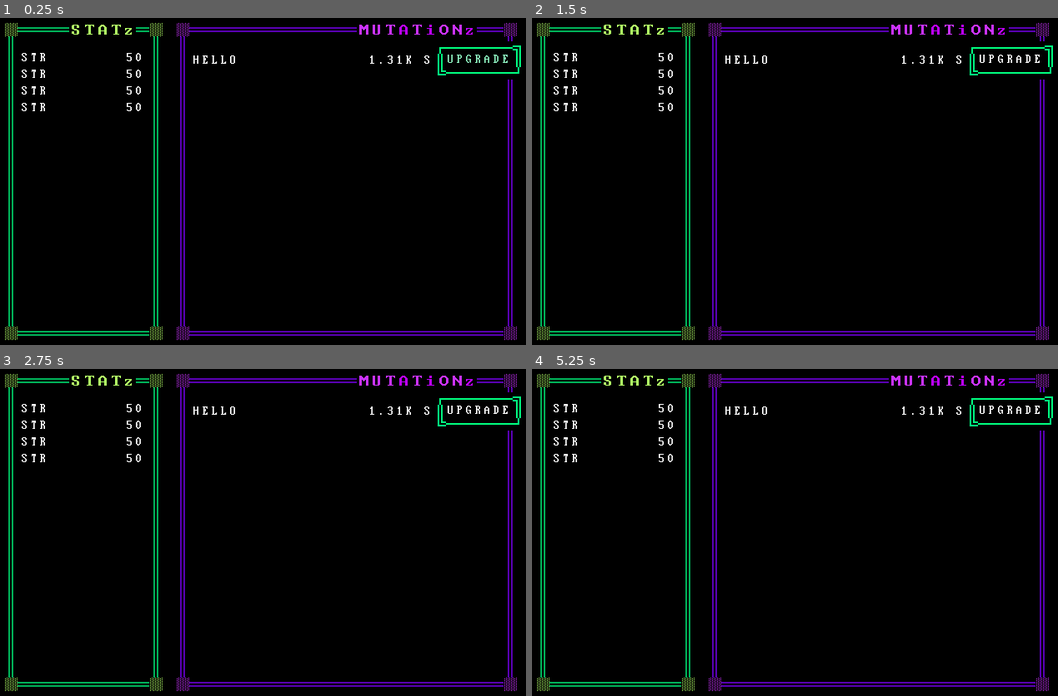
Above: before the commit, frames 1-4 (two rows, left to right).
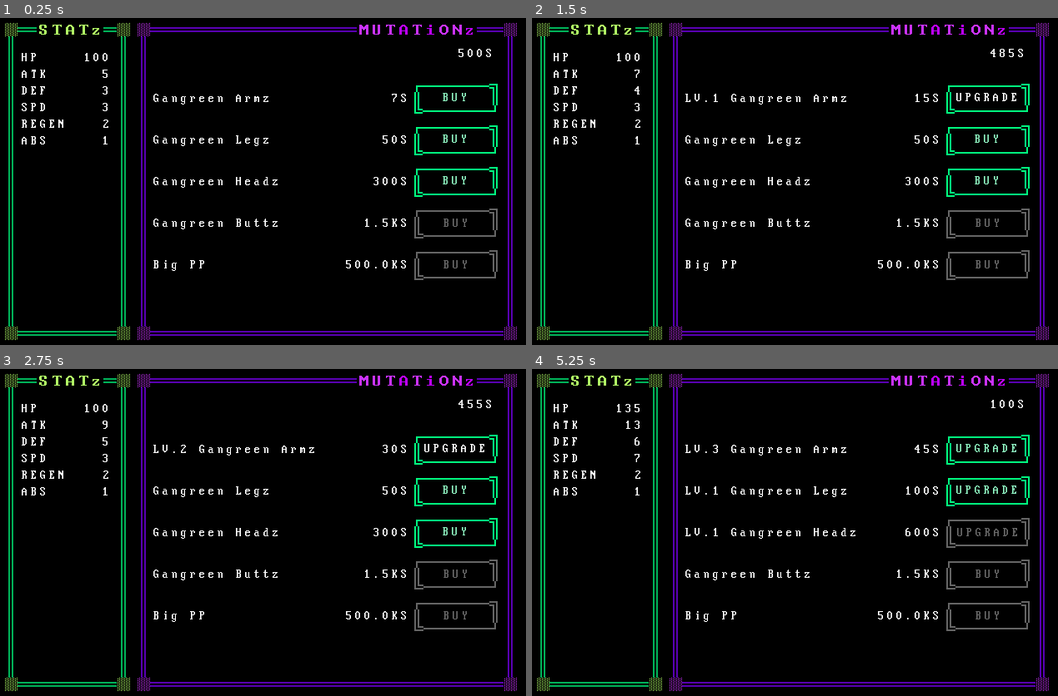
Above: after the commit, the same moments.

Repository: 2shady4u/hobo-battle-arena
Game: Godot game, scene res://src/game/StatsUI.tscn
The game is run twice, just before and just after one commit, with the same random seed, the same clock (stepped at 60 frames per second) and the same inputs. This scene is started directly instead of the project's main scene.
Inputs (mouse positions are in pixels of both pictures, inside the frame that each line leads up to):
- Up to frame 1 (0.25 s): no input
- Up to frame 2 (1.5 s): click (1010, 60) at 0.5 s, where only the run before the commit has a clickable "UPGRADE"; click "UPGRADE" (after the commit: "BUY") at 1.25 s
- Up to frame 3 (2.75 s): click "UPGRADE" at 2 s
- Up to frame 4 (5.25 s): click "UPGRADE" (after the commit: "BUY") at 2.75 s; click "UPGRADE" at 3.5 s; click "UPGRADE" (after the commit: "BUY") at 4.25 s; tap Enter (ui_accept) at 5, 5.1 s

The runs differ from the first frame. In frame 1, 6.3% of the frame differs, in the area x 4-100%, y 1-99%; in frame 2, 6.4%; in frame 3, 6.4%; in frame 4, 6.7%.

Commit message:
Upgraded stats screen and training screen,  coupled to stats and State and everything

Diff:
--- a/godot_project/StatsUI.gd
+++ b/godot_project/StatsUI.gd
@@ -13,18 +13,56 @@
 
 var mutations = [
 	{
-		"name": "Gangreen armz"
+		"name": "arms",
+		"title": "Gangreen Armz",
+		"price": 15,
+		"rate": 1.8,
+		"stats": {
+			"atk": 2,
+			"def": 1
+		}
+	},{
+		"name": "legs",
+		"title": "Gangreen Legz",
+		"price": 100,
+		"rate": 1.9,
+		"stats": {
+			"hp": 20,
+			"spd": 2,
+		}
+	},{
+		"name": "head",
+		"title": "Gangreen Headz",
+		"price": 600,
+		"stats": {
+			"hp": 15,
+			"atk": 2,
+			"spd": 2,
+		}
+	},{
+		"name": "butt",
+		"title": "Gangreen Buttz",
+		"price": 3000,
+		"rate": 2.25,
+		"stats": {
+			"def": 20,
+		}
+	},{
+		"name": "pp",
+		"title": "Big PP",
+		"price": 1000000,
+		"rate": 2.4,
+		"stats": {
+			"def": 10,
+		}
 	}
 ]
 
-var stats = [
-	"hp", "atk", "def", "regen"
-]
-
-
+var stats = ["hp", "atk", "def", "spd", "regen", "abs"]
 
 # Called when the node enters the scene tree for the first time.
 func _ready():
+	State.saved_game.connect("currency_changed", self, "_on_currency_changed")
 	for stat in stats:
 		var stat_instance: StatBox = stat_scene.instance()
 		stats_box.add_child(stat_instance)
@@ -35,8 +73,25 @@
 		mutation_box.add_child(mutation_instance)
 		mutation_instance.set_data(mutation)
 
+	$Currency.text = get_formatted_money(State.saved_game.get_player_currency())
 
+func _on_currency_changed(currency):
+	$Currency.text = get_formatted_money(currency)
+
+
+func _process(delta):
+	if Input.is_action_just_pressed("ui_accept"):
+		State.saved_game.increase_currency(50)
 
 # Called every frame. 'delta' is the elapsed time since the previous frame.
 #func _process(delta):
 #	pass
+
+func get_formatted_money(money: int):
+	if money > 1_000_000_000:
+		return "%3.2f" % (money * 1.0 / 1_000_000_000) + "BS"
+	if money > 1_000_000:
+		return "%3.2f" % (money * 1.0 / 1_000_000) + "MS"
+	if money > 1_000:
+		return "%3.2f" % (money * 1.0 / 1_000) + "KS"
+	return "%3d" % money + "S"
--- a/godot_project/TrainingUI.gd
+++ b/godot_project/TrainingUI.gd
@@ -5,11 +5,65 @@
 # var a = 2
 # var b = "text"
 
+onready var training = $Panel/Training
+onready var not_training = $Panel/NoTraining
+
+onready var buy_button = $Panel/NoTraining/CoachBar/BuyButton
+onready var cancel_training_button = $Panel/Training/CancelTraining
+
 
 # Called when the node enters the scene tree for the first time.
 func _ready():
-	pass # Replace with function body.
+	State.saved_game.connect("training_changed", self, "_on_training_changed")
+	State.saved_game.connect("currency_changed", self, "_on_currency_changed")
+	State.saved_game.connect("coach_changed", self, "_on_coach_changed")
+	buy_button.connect("pressed", self, "_on_buy_coach_button")
+	cancel_training_button.connect("pressed", self, "_on_cancel_training_button_pressed")
 
+	var coach = State.saved_game.get_player_coach()
+	_on_coach_changed(coach)
+	_on_currency_changed(State.saved_game.get_player_currency())
+	_on_training_changed(State.saved_game.get_player_training())
+
+func _on_coach_changed(new_coach):
+	if new_coach == 0:
+		$Panel/NoTraining/CoachBar/CoachName.text = "NO COACH"
+		$Panel/NoTraining/CoachBar/BuyButton.text = "HIRE COACH"
+		$Panel/NoTraining/TrainingOptions.hide()
+	else:
+		$Panel/NoTraining/CoachBar/CoachName.text = "LV." + str(new_coach) + " COACH"
+		$Panel/NoTraining/CoachBar/BuyButton.text = "UPGRADE COACH"
+		$Panel/NoTraining/TrainingOptions.show()
+
+func _on_currency_changed(new_currency):
+	var coach_price = (100 + 1100 * State.saved_game.get_player_coach()) * pow(1.6, State.saved_game.get_player_coach())
+	if new_currency > coach_price:
+		buy_button.disabled = false
+	else:
+		buy_button.disabled = true
+
+func _on_buy_coach_button():
+	State.saved_game.upgrade_coach()
+
+func _on_training_changed(new_training):
+	if new_training != null:
+		training.show()
+		not_training.hide()
+	else:
+		training.hide()
+		not_training.show()
+
+func _on_cancel_training_button_pressed():
+	State.saved_game.set_training(null)
+
+func _process(true):
+	var training_in_progress = State.saved_game.get_player_training()
+
+	if training_in_progress:
+		var now = OS.get_unix_time()
+		var percentage = (now - training_in_progress.start) / training_in_progress.duration
+		$Panel/Training/ProgressBar.value = percentage * 100
+		$Panel/Training/ProgressBar/RemainingTime.text = str(training_in_progress.duration - (now - training_in_progress.start)) + " sec REMAINING."
 
 # Called every frame. 'delta' is the elapsed time since the previous frame.
 #func _process(delta):
--- a/godot_project/src/autoload/state/SavedGame.gd
+++ b/godot_project/src/autoload/state/SavedGame.gd
@@ -3,8 +3,11 @@
 extends HoboResource
 
 func _init():
-	add_property("currency", 0)
+	add_property("currency", 500)
 	add_property("unix_time", OS.get_unix_time())
+	add_property("upgrades", {}) # contains bought mutations and completed trainings
+	add_property("training", null)
+	add_property("coach", 0)
 
 func get_player_max_health() -> int:
 	# TODO: Add some crazy algorithm that calculates the player's max health!
@@ -17,3 +20,91 @@
 func get_player_attack_speed() -> int:
 	# TODO: Add some crazy algorithm that calculates the player's attack speed
 	return 1
+
+
+func get_player_upgrades() -> Dictionary:
+	return _get("upgrades")
+
+func get_player_training():
+	return _get("training")
+
+
+func get_stats() -> Dictionary:
+	var stats = {
+		"atk": 5, # attack
+		"def": 3, # current defense (skip?)
+		"hp": 100, # max_health
+		"spd": 3, # speed
+		"regen": 2, # regeneration,
+		"abs": 1, # multiplier on syringes you collect?
+	}
+	var upgrades = _get("upgrades")
+
+	# first apply raw cumulative mutations
+	for upgrade in upgrades:
+		var upgrade_data = upgrades[upgrade]
+		if upgrade_data.type == "mutation":
+			for stat in upgrade_data.stats:
+				stats[stat] += upgrade_data.stats[stat] * upgrade_data.level
+
+	# then apply multiplicative training
+	for upgrade in upgrades:
+		var upgrade_data = upgrades[upgrade]
+		if upgrade_data.type == "training":
+			for stat in upgrade_data.stats:
+				stats[stat] *= pow(upgrade_data.stats[stat], upgrade_data.level)
+
+	return stats
+
+func get_stat_value(stat_name: String) -> int:
+	var stats = get_stats()
+	return stats[stat_name]
+
+func get_player_currency() -> int:
+	return _get("currency")
+
+func increase_currency(value = 50):
+	_set("currency", _get("currency") + value)
+
+func buy_mutation(mutation: Dictionary):
+	var upgrades = _get("upgrades")
+	if mutation.name in upgrades:
+		upgrades[mutation.name].level = upgrades[mutation.name].level + 1
+	else:
+		upgrades[mutation.name] = mutation
+		upgrades[mutation.name].type = "mutation"
+		upgrades[mutation.name].level = 1
+
+	_set("upgrades", upgrades)
+
+func pay_currency(value: int):
+	_set("currency", max(_get("currency") - value, 0))
+
+func get_player_coach():
+	return _get("coach")
+
+func upgrade_coach():
+	_set("coach", get_player_coach() + 1)
+
+func set_training(new_training):
+	_set("training", new_training)
+
+func finish_training():
+	var training = _get("training")
+	if training:
+		var upgrade_name = training.type + "_training"
+
+		var upgrades = _get("upgrades")
+		if upgrade_name in upgrades:
+			upgrades[upgrade_name].level = upgrades[upgrade_name].level + 1
+		else:
+			upgrades[upgrade_name] = {
+				"stats": {
+					training: 1.1,
+				},
+				"level": 1,
+				"type": "training"
+			}
+
+		_set("upgrades", upgrades)
+		_set("training", null)
--- a/godot_project/src/game/StatsUI.tscn
+++ b/godot_project/src/game/StatsUI.tscn
@@ -1,8 +1,9 @@
-[gd_scene load_steps=7 format=2]
+[gd_scene load_steps=8 format=2]
 
 [ext_resource path="res://StatsUI.gd" type="Script" id=1]
 [ext_resource path="res://textures/ui/mutationbox.png" type="Texture" id=2]
 [ext_resource path="res://textures/ui/stats.png" type="Texture" id=3]
+[ext_resource path="res://src/game/StatsUI/base_theme.tres" type="Theme" id=4]
 
 [sub_resource type="StyleBoxTexture" id=1]
 texture = ExtResource( 2 )
@@ -44,7 +45,7 @@
 }
 
 [node name="MutationPanel" type="Panel" parent="."]
-margin_left = 218.0
+margin_left = 171.0
 margin_top = 37.0
 margin_right = 627.0
 margin_bottom = 418.0
@@ -54,10 +55,10 @@
 }
 
 [node name="VBoxContainer" type="VBoxContainer" parent="MutationPanel"]
-margin_left = 21.0
-margin_top = 22.0
-margin_right = 387.0
-margin_bottom = 363.0
+margin_left = 20.0
+margin_top = 68.0
+margin_right = 386.0
+margin_bottom = 409.0
 custom_constants/separation = 4
 __meta__ = {
 "_edit_use_anchors_": false
@@ -66,7 +67,7 @@
 [node name="StatsPanel" type="Panel" parent="."]
 margin_left = 12.0
 margin_top = 37.0
-margin_right = 202.0
+margin_right = 163.0
 margin_bottom = 418.0
 custom_styles/panel = SubResource( 3 )
 __meta__ = {
@@ -82,3 +83,14 @@
 __meta__ = {
 "_edit_use_anchors_": false
 }
+
+[node name="Currency" type="Label" parent="."]
+margin_left = 447.0
+margin_top = 66.0
+margin_right = 597.0
+margin_bottom = 82.0
+rect_min_size = Vector2( 150, 0 )
+theme = ExtResource( 4 )
+text = "w"
+align = 2
+valign = 1
--- a/godot_project/src/game/StatsUI/Mutation.gd
+++ b/godot_project/src/game/StatsUI/Mutation.gd
@@ -1,10 +1,66 @@
 extends Control
 class_name MutationBox
 
+onready var name_label: Label = $Name
+onready var price: Label = $Price
+onready var buy_button: Button = $BuyButton
+
+var actual_price = 0
+
+var mutation_data = null
 
 func _ready():
+	State.saved_game.connect("currency_changed", self, "_on_currency_changed")
+	State.saved_game.connect("upgrades_changed", self, "_on_upgrades_changed")
 	pass # Replace with function body.
+	buy_button.connect("pressed", self, "_on_buy_button_pressed")
 
 
+func _on_upgrades_changed(new_upgrades_data):
+	if mutation_data.name in new_upgrades_data:
+		set_data(new_upgrades_data[mutation_data.name])
+
 func set_data(data):
-	pass
+	mutation_data = data
+	name_label.text = data.title
+
+	var mutations = State.saved_game.get_player_upgrades()
+
+	if data.name in mutations:
+		buy_button.text = "UPGRADE"
+		var level = mutations[data.name].level
+		actual_price = data.price * level
+		price.text = get_formatted_price()
+
+		name_label.text = "LV." + str(mutations[data.name].level) + " " + data.title
+	else:
+		buy_button.text = "BUY"
+		actual_price = data.price / 2
+		price.text = get_formatted_price()
+
+	var currency = State.saved_game.get_player_currency()
+	if actual_price > currency:
+		buy_button.disabled = true
+	else:
+		buy_button.disabled = false
+
+func _on_currency_changed(new_currency):
+	print("Currency changed!")
+	if actual_price > new_currency:
+		buy_button.disabled = true
+	else:
+		buy_button.disabled = false
+
+func _on_buy_button_pressed():
+	State.saved_game.buy_mutation(mutation_data)
+	State.saved_game.pay_currency(actual_price)
+
+
+func get_formatted_price():
+	if actual_price > 1_000_000_000:
+		return "%3.1f" % (actual_price * 1.0 / 1_000_000_000) + "BS"
+	if actual_price > 1_000_000:
+		return "%3.1f" % (actual_price * 1.0 / 1_000_000) + "MS"
+	if actual_price > 1_000:
+		return "%3.1f" % (actual_price * 1.0 / 1_000) + "KS"
+	return "%3d" % actual_price + "S"
--- a/godot_project/src/game/StatsUI/Mutation.tscn
+++ b/godot_project/src/game/StatsUI/Mutation.tscn
@@ -16,16 +16,16 @@
 
 [node name="Name" type="Label" parent="."]
 margin_top = 15.0
-margin_right = 200.0
+margin_right = 220.0
 margin_bottom = 31.0
-rect_min_size = Vector2( 200, 0 )
+rect_min_size = Vector2( 220, 0 )
 text = "HELLO"
 valign = 1
 
 [node name="Price" type="Label" parent="."]
-margin_left = 204.0
+margin_left = 224.0
 margin_top = 15.0
-margin_right = 284.0
+margin_right = 304.0
 margin_bottom = 31.0
 rect_min_size = Vector2( 80, 0 )
 text = "1.31K S"
@@ -33,8 +33,8 @@
 valign = 1
 
 [node name="BuyButton" type="Button" parent="."]
-margin_left = 288.0
-margin_right = 398.0
+margin_left = 308.0
+margin_right = 418.0
 margin_bottom = 46.0
 rect_min_size = Vector2( 110, 46 )
 focus_mode = 0
--- a/godot_project/src/game/StatsUI/Stat.gd
+++ b/godot_project/src/game/StatsUI/Stat.gd
@@ -9,6 +9,12 @@
 
 func _ready():
 	stat.text = stat_name.to_upper()
+	State.saved_game.connect("upgrades_changed", self, "_on_upgrades_changed")
 
 func set_stat(_stat_name: String):
 	stat_name = _stat_name
+	stat.text = stat_name.to_upper()
+	value.text = str(State.saved_game.get_stat_value(stat_name))
+
+func _on_upgrades_changed(new_upgrades):
+	value.text = str(State.saved_game.get_stat_value(stat_name))
--- a/godot_project/src/game/StatsUI/Stat.tscn
+++ b/godot_project/src/game/StatsUI/Stat.tscn
@@ -15,17 +15,17 @@
 }
 
 [node name="Stat" type="Label" parent="."]
-margin_right = 60.0
+margin_right = 50.0
 margin_bottom = 16.0
-rect_min_size = Vector2( 60, 0 )
+rect_min_size = Vector2( 50, 0 )
 text = "STR"
 valign = 1
 
 [node name="Value" type="Label" parent="."]
-margin_left = 64.0
-margin_right = 144.0
+margin_left = 54.0
+margin_right = 104.0
 margin_bottom = 16.0
-rect_min_size = Vector2( 80, 0 )
+rect_min_size = Vector2( 50, 0 )
 text = "50"
 align = 2
 valign = 1
--- a/godot_project/src/game/TrainingUI.tscn
+++ b/godot_project/src/game/TrainingUI.tscn
@@ -1,6 +1,31 @@
-[gd_scene load_steps=2 format=2]
+[gd_scene load_steps=10 format=2]
 
 [ext_resource path="res://TrainingUI.gd" type="Script" id=1]
+[ext_resource path="res://textures/ui/trainingbox.png" type="Texture" id=2]
+[ext_resource path="res://src/game/StatsUI/base_theme.tres" type="Theme" id=3]
+[ext_resource path="res://src/game/TrainingUI/TrainingButton.tscn" type="PackedScene" id=4]
+[ext_resource path="res://textures/ui/bar.png" type="Texture" id=5]
+[ext_resource path="res://textures/ui/bar-empty.png" type="Texture" id=6]
+
+[sub_resource type="StyleBoxTexture" id=1]
+texture = ExtResource( 2 )
+region_rect = Rect2( 0, 0, 246.833, 132.013 )
+margin_left = 33.3201
+margin_right = 171.361
+margin_top = 22.4084
+margin_bottom = 31.4316
+
+[sub_resource type="StyleBoxTexture" id=2]
+texture = ExtResource( 5 )
+region_rect = Rect2( 0, 0, 16, 16 )
+margin_left = 5.58255
+margin_right = 11.6289
+margin_top = 0.499665
+margin_bottom = 0.368052
+
+[sub_resource type="StyleBoxTexture" id=3]
+texture = ExtResource( 6 )
+region_rect = Rect2( 0, 0, 16, 16 )
 
 [node name="TrainingUI" type="Control"]
 anchor_right = 1.0
@@ -9,3 +34,145 @@
 __meta__ = {
 "_edit_use_anchors_": false
 }
+
+[node name="Panel" type="Panel" parent="."]
+margin_left = 6.0
+margin_top = 17.0
+margin_right = 635.0
+margin_bottom = 383.0
+custom_styles/panel = SubResource( 1 )
+__meta__ = {
+"_edit_use_anchors_": false
+}
+
+[node name="NoTraining" type="Control" parent="Panel"]
+margin_right = 40.0
+margin_bottom = 40.0
+
+[node name="TrainingOptions" type="GridContainer" parent="Panel/NoTraining"]
+visible = false
+margin_left = 24.0
+margin_top = 23.0
+margin_right = 595.0
+margin_bottom = 322.0
+theme = ExtResource( 3 )
+custom_constants/vseparation = 20
+custom_constants/hseparation = 30
+columns = 3
+__meta__ = {
+"_edit_use_anchors_": false
+}
+
+[node name="TrainingButton" parent="Panel/NoTraining/TrainingOptions" instance=ExtResource( 4 )]
+margin_bottom = 65.0
+
+[node name="TrainingButton2" parent="Panel/NoTraining/TrainingOptions" instance=ExtResource( 4 )]
+margin_left = 200.0
+margin_right = 370.0
+margin_bottom = 65.0
+training = "def"
+
+[node name="TrainingButton3" parent="Panel/NoTraining/TrainingOptions" instance=ExtResource( 4 )]
+margin_left = 400.0
+margin_right = 570.0
+margin_bottom = 65.0
+training = "spd"
+
+[node name="TrainingButton4" parent="Panel/NoTraining/TrainingOptions" instance=ExtResource( 4 )]
+margin_top = 85.0
+margin_bottom = 150.0
+training = "regen"
+
+[node name="TrainingButton5" parent="Panel/NoTraining/TrainingOptions" instance=ExtResource( 4 )]
+margin_left = 200.0
+margin_top = 85.0
+margin_right = 370.0
+margin_bottom = 150.0
+training = "abs"
+
+[node name="TrainingButton6" parent="Panel/NoTraining/TrainingOptions" instance=ExtResource( 4 )]
+margin_left = 400.0
+margin_top = 85.0
+margin_right = 570.0
+margin_bottom = 150.0
+training = "hp"
+
+[node name="CoachBar" type="HBoxContainer" parent="Panel/NoTraining"]
+margin_left = 89.0
+margin_top = 280.0
+margin_right = 528.0
+margin_bottom = 325.0
+theme = ExtResource( 3 )
+custom_constants/separation = 50
+__meta__ = {
+"_edit_use_anchors_": false
+}
+
+[node name="CoachName" type="Label" parent="Panel/NoTraining/CoachBar"]
+margin_top = 14.0
+margin_right = 250.0
+margin_bottom = 30.0
+rect_min_size = Vector2( 250, 0 )
+text = "NO COACH"
+
+[node name="BuyButton" type="Button" parent="Panel/NoTraining/CoachBar"]
+margin_left = 300.0
+margin_right = 439.529
+margin_bottom = 45.9368
+rect_min_size = Vector2( 120, 0 )
+text = "HIRE COACH"
+
+[node name="Training" type="Control" parent="Panel"]
+margin_right = 40.0
+margin_bottom = 40.0
+__meta__ = {
+"_edit_use_anchors_": false
+}
+
+[node name="ProgressBar" type="ProgressBar" parent="Panel/Training"]
+margin_left = 56.0
+margin_top = 126.0
+margin_right = 566.0
+margin_bottom = 148.0
+theme = ExtResource( 3 )
+custom_colors/font_color = Color( 0.802979, 0.895024, 0.988281, 1 )
+custom_styles/fg = SubResource( 2 )
+custom_styles/bg = SubResource( 3 )
+step = 0.1
+value = 1.0
+__meta__ = {
+"_edit_use_anchors_": false
+}
+
+[node name="Label" type="Label" parent="Panel/Training/ProgressBar"]
+margin_left = 20.0
+margin_top = -20.0
+margin_right = 470.0
+margin_bottom = -4.0
+custom_colors/font_color = Color( 0.4, 0.698039, 1, 1 )
+text = "TR@INING IN PROGRESS"
+align = 1
+__meta__ = {
+"_edit_use_anchors_": false
+}
+
+[node name="RemainingTime" type="Label" parent="Panel/Training/ProgressBar"]
+margin_left = 64.0
+margin_top = 33.0
+margin_right = 434.0
+margin_bottom = 50.0
+custom_colors/font_color = Color( 0.4, 0.698039, 1, 1 )
+text = "10s REM@INING..."
+align = 1
+valign = 1
+__meta__ = {
+"_edit_use_anchors_": false
+}
+
+[node name="CancelTraining" type="Button" parent="Panel/Training"]
+margin_left = 198.0
+margin_top = 232.0
+margin_right = 392.529
+margin_bottom = 281.0
+theme = ExtResource( 3 )
+text = "CANCEL TRAINING"
--- /dev/null
+++ b/godot_project/src/game/TrainingUI/TrainingButton.gd
@@ -0,0 +1,61 @@
+extends VBoxContainer
+
+onready var button = $Button
+onready var duration_label = $Duration
+
+export(String, "atk", "def", "spd", "regen", "abs", "hp") var training = "atk"
+
+func _ready():
+	State.saved_game.connect("upgrades_changed", self, "_on_upgrades_updated")
+	State.saved_game.connect("coach_changed", self, "_on_coach_updated")
+
+	button.connect("pressed", self, "_on_button_pressed")
+
+	update_training(State.saved_game.get_player_upgrades())
+
+func _on_upgrades_updated(new_upgrades):
+	update_training(new_upgrades)
+
+func _on_coach_updated(new_coach):
+	update_training(State.saved_game.get_player_upgrades())
+
+func update_training(upgrades):
+	var coach = State.saved_game.get_player_coach()
+
+	if coach == 0:
+		hide()
+	else:
+		show()
+
+	button.text = training.to_upper()
+	var string = training + "_training"
+	if string in upgrades:
+		button.text = "LV." + str(upgrades[string].level) + " " + training.to_upper() + ""
+	else:
+		button.text = training.to_upper() + ""
+	duration_label.text = str(get_duration()) + " sec."
+
+func get_duration():
+	var upgrades = State.saved_game.get_player_upgrades()
+	var coach = State.saved_game.get_player_coach()
+	var string = training + "_training"
+	if string in upgrades:
+		return 100.0 * (pow(1.8, upgrades[string].level)) / pow(2, coach)
+	else:
+		return 15.0
+
+func _on_button_pressed():
+	State.saved_game.set_training({
+		"type": training,
+		"start": OS.get_unix_time(),
+		"duration": get_duration()
+	})
+
+func _process(true):
+	var training_in_progress = State.saved_game.get_player_training()
+
+	if training_in_progress:
+		if training_in_progress.type == training:
+			var now = OS.get_unix_time()
+			if now > training_in_progress.start + training_in_progress.duration:
+				State.saved_game.finish_training()
--- /dev/null
+++ b/godot_project/src/game/TrainingUI/TrainingButton.tscn
@@ -0,0 +1,29 @@
+[gd_scene load_steps=3 format=2]
+
+[ext_resource path="res://src/game/StatsUI/base_theme.tres" type="Theme" id=1]
+[ext_resource path="res://src/game/TrainingUI/TrainingButton.gd" type="Script" id=2]
+
+[node name="TrainingButton" type="VBoxContainer"]
+margin_right = 170.0
+margin_bottom = 45.9368
+rect_min_size = Vector2( 170, 0 )
+theme = ExtResource( 1 )
+script = ExtResource( 2 )
+__meta__ = {
+"_edit_use_anchors_": false
+}
+
+[node name="Button" type="Button" parent="."]
+margin_right = 170.0
+margin_bottom = 45.9368
+rect_min_size = Vector2( 170, 0 )
+
+[node name="Duration" type="Label" parent="."]
+margin_top = 49.0
+margin_right = 170.0
+margin_bottom = 65.0
+align = 1
+valign = 1
+__meta__ = {
+"_edit_use_anchors_": false
+}
Binary file added: godot_project/textures/ui/bar-empty.png
Not shown, added: godot_project/textures/ui/bar-empty.png.import
Binary file added: godot_project/textures/ui/bar.png
Not shown, added: godot_project/textures/ui/bar.png.import
Binary file added: godot_project/textures/ui/trainingbox.png
Not shown, added: godot_project/textures/ui/trainingbox.png.import
